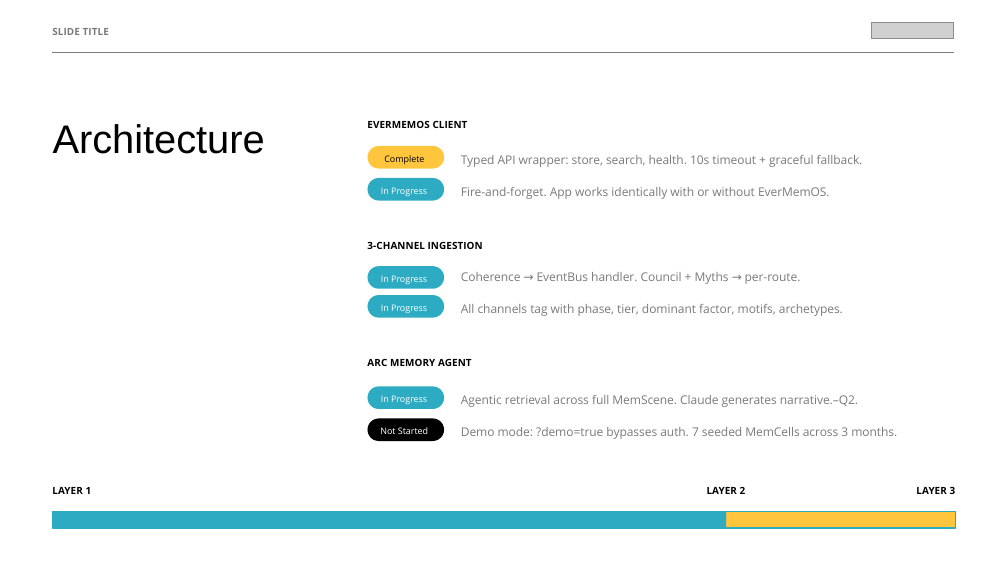
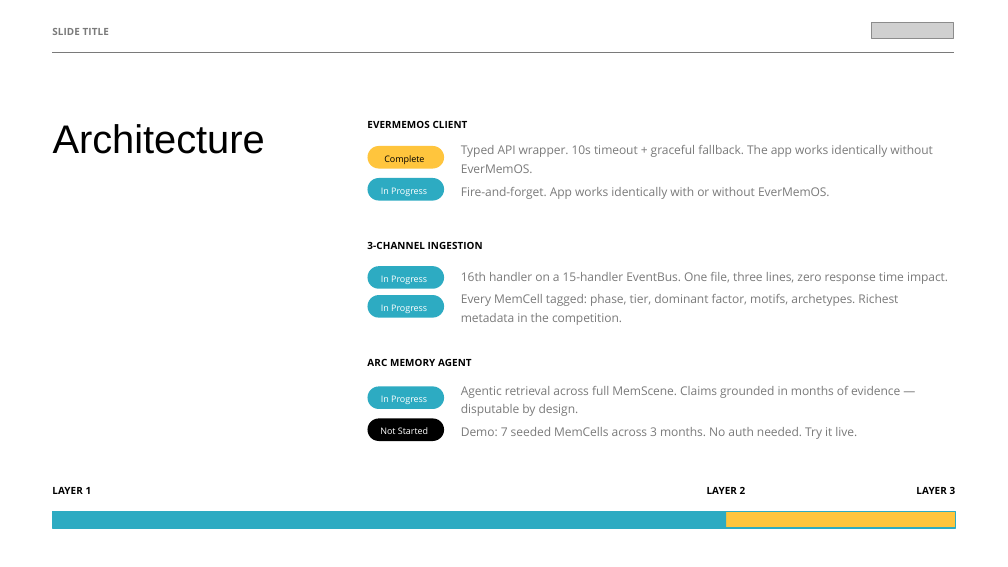
Before and after one commit to liminal-space-io/liminal-evermemos, a slide deck: slide 7 of Liminal_Space_EverMemOS_Demo.pptx. Drawn at 1008x567 pixels with LibreOffice and Linux fonts; fonts in the diff are those of the drawing; grey boxes stand for pictures. Boxes give left, top, right and bottom in pixels: in the first picture for what was removed or moved away, otherwise in the second. Text is boxed around its words. In the diff, an @@ line names an element or a change of style, - is before the commit and + after.

```diff
--- a/Liminal_Space_EverMemOS_Demo.pptx
+++ b/Liminal_Space_EverMemOS_Demo.pptx
@@ text at box(461, 145, 933, 173): text changed @@
-Typed API wrapper: store, search, health. 10s timeout + graceful fallback.
+Typed API wrapper. 10s timeout + graceful fallback. The app works identically without EverMemOS.
@@ text at box(461, 294, 898, 325): text changed @@
-All channels tag with phase, tier, dominant factor, motifs, archetypes.
+Every MemCell tagged: phase, tier, dominant factor, motifs, archetypes. Richest metadata in the competition.
@@ text at box(461, 272, 948, 284): text changed @@
-Coherence → EventBus handler. Council + Myths → per-route.
+16th handler on a 15-handler EventBus. One file, three lines, zero response time impact.
@@ text at box(461, 386, 900, 416): text changed @@
-Agentic retrieval across full MemScene. Claude generates narrative.–Q2.
+Agentic retrieval across full MemScene. Claims grounded in months of evidence — disputable by design.
@@ text at box(461, 427, 857, 439): text changed @@
-Demo mode: ?demo=true bypasses auth. 7 seeded MemCells across 3 months.
+Demo: 7 seeded MemCells across 3 months. No auth needed. Try it live.
```
Also in this commit, not shown: 9 other slides changed, 1 other file.
